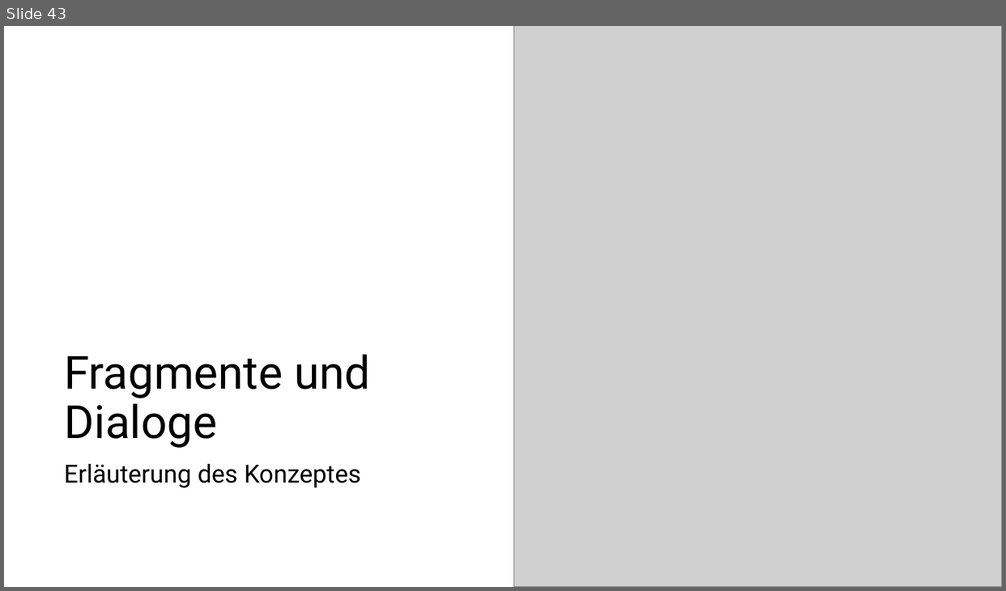
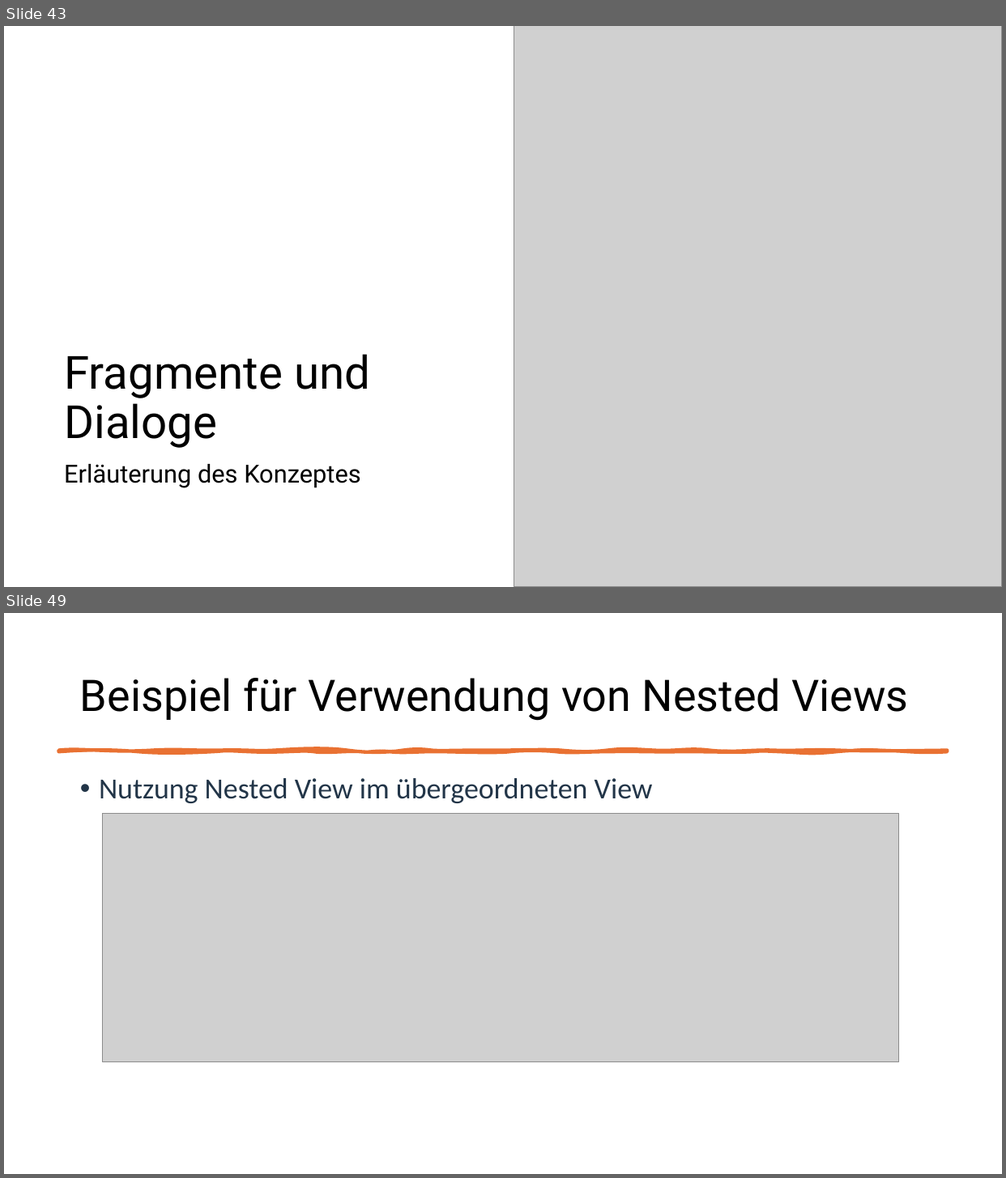
Before and after one commit to MatLange/SAPTraining, a slide deck: Tag02_SAPUI5-Fiori_DE.pptx. Shown one above the other, each under a label of ours: slide 43 before the commit, slides 43 and 49 after it; the slides between them are not shown. The pictures are 1006x591 and 1006x1178 pixels, drawn with LibreOffice and Linux fonts; fonts in the diff are those of the drawing; grey boxes stand for pictures. Boxes give left, top, right and bottom in pixels: in the first picture for what was removed or moved away, otherwise in the second. Text is boxed around its words. In the diff, an @@ line names an element or a change of style, - is before the commit and + after.

```diff
--- a/Tag02_SAPUI5-Fiori_DE.pptx
+++ b/Tag02_SAPUI5-Fiori_DE.pptx
@@ slide 49 added at (x1=4, y1=613, x2=1002, y2=1174), background #FFFFFF @@
@@ title added at (x1=80, y1=678, x2=908, y2=721), 42 pt, text #000000 @@
+Beispiel für Verwendung von Nested Views
@@ freeform shape added at (x1=58, y1=750, x2=948, y2=752), fill #E97132, outline #E97132 3.25 pt @@
@@ text added at (x1=99, y1=778, x2=653, y2=803), 28 pt, text #223548 @@
+• Nutzung Nested View im übergeordneten View
@@ picture added at (x1=103, y1=814, x2=899, y2=1063) @@
```
Also in this commit, not shown: 8 other slides added, 3 other files.
